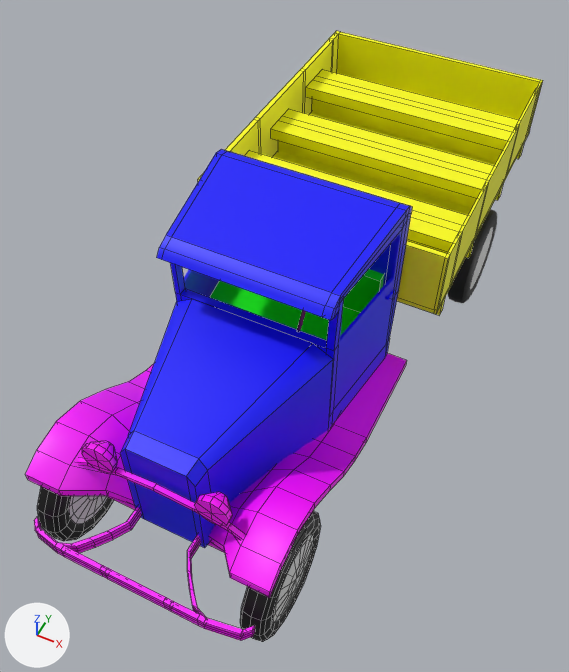
Two versions of the FBX model Assets/Materiais/Veiculos/GAZ AA Militar/GAZ_AA_Militar.fbx, one commit apart.
The view is the same before and after, from a 50 mm camera at (2.01, -4.58, 5.88) aimed at (-0.04, -0.48, 0.76). The lights are fixed; the arrows at lower left show +X, +Y and +Z. Mesh edges are drawn as thin lines on the coarser meshes. Where no turn or scale is listed for an object, it has been applied to the vertices. Vertices at the same position are counted once.

The scene before the commit, as lines of its bpy script (objects in view):
```python
me_mesh_001 = bpy.data.meshes.new('Mesh.001')
me_mesh_001.from_pydata(...)  # 16 vertices, 14 faces; spans x -0.696..0.696, y -0.273..0.273, z -0.399..0.399
me_mesh_001.materials.append(mat_banco)  # green #00ff00
# before: 8 (0.696, 0.166, -0.026), 9 (-0.696, 0.166, -0.026), 14 (0.642, -0.273, -0.026), 15 (-0.642, -0.273, -0.026)
me_mesh_006 = bpy.data.meshes.new('Mesh.006')
me_mesh_006.from_pydata(...)  # 210 vertices, 208 faces; spans x -0.114..0.114, y -0.494..0.494, z -0.494..0.494
# faces by material slot: [80, 128]
me_mesh_006.materials.append(mat_pneu_metal)  # white #e5e5e5
me_mesh_006.materials.append(mat_pneu_borracha)  # black #000000
me_mesh_009 = bpy.data.meshes.new('Mesh.009')
me_mesh_009.from_pydata(...)  # 260 vertices, 211 faces; spans x -1.12..1.12, y -1.46..1.46, z -0.48..0.48
me_mesh_009.materials.append(mat_carroceria)  # yellow #ffff00
# before: 200 (-1.07, -1.03, 0.16), 201 (1.1, -1.03, 0.16), 202 (-1.07, -1.03, 0.27), 203 (1.1, -1.03, 0.27), 204 (-1.07, -0.64, 0.27) at pixel (249, 150)
# before: 205 (1.1, -0.64, 0.27), 206 (-1.07, -0.64, 0.16), 207 (1.1, -0.64, 0.16), 208 (-1.07, -0.78, 0.27), 209 (1.1, -0.78, 0.27)
# before: 210 (1.1, -0.78, 0.16), 211 (-1.07, -0.78, 0.16), 212 (-1.07, -0.88, 0.16), 213 (1.1, -0.88, 0.16), 214 (1.1, -0.88, 0.27)
# before: 215 (-1.07, -0.88, 0.27), 216 (-1.07, -0.88, -0.14), 217 (1.1, -0.88, -0.14), 218 (-1.07, -0.78, -0.14), 219 (1.1, -0.78, -0.14)
ob_gaz_aa_banco = bpy.data.objects.new('GAZ_AA_Banco', me_mesh_001)
ob_gaz_aa_banco.location = (-0.01, -0.44, 1.16)
ob_gaz_aa_madeira = bpy.data.objects.new('GAZ_AA_Madeira', me_mesh_009)
ob_gaz_aa_madeira.location = (-0.01, 1.49, 1.25)
ob_gaz_aa_roda_frontal_r = bpy.data.objects.new('GAZ_AA_Roda_Frontal_R', me_mesh_006)
ob_gaz_aa_roda_frontal_r.location = (-0.86, -2.32, 0.5)
# also in view: 'GAZ_AA_Roda_Frontal_L' at (0.86, -2.32, 0.5); 'GAZ_AA_Corpo' at (-0.01, -0.3, 1.39); 'GAZ_AA_Porta_L' at (0.73, -0.6, 1.42); 'GAZ_AA_Metal_Escuro' at (-0.01, -1.53, 1.09); 'GAZ_AA_Roda_Trazeira_L' at (0.95, 1.54, 0.5)
```
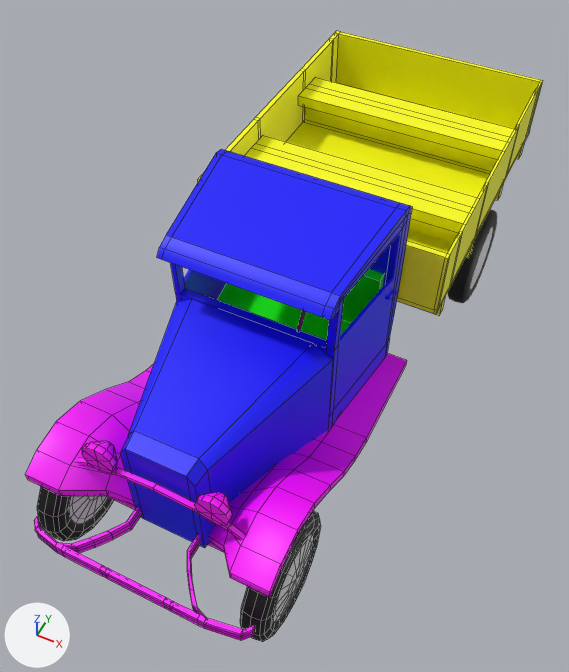
The newer file is also rescaled (x0.903) as a whole; pictures and numbers use the older file's frame.

Where the change shows, as pixel boxes [x1, y1, x2, y2] in the pictures (569 x 672 px; the box of a moved part takes in the faces that stretch with it):
```json
{"object": "GAZ_AA_Banco", "change": "reshaped", "before": [210, 269, 384, 340], "after": [217, 269, 384, 340]}
{"part": 1, "of": "me_mesh_001", "change": "moved or reshaped", "before": [210, 280, 382, 338], "after": [217, 283, 382, 338]}
{"part": 2, "of": "me_mesh_009", "change": "deleted", "before": [306, 69, 519, 162], "on screen": "yellow"}
{"part": 3, "of": "me_mesh_009", "change": "moved or reshaped", "before": [245, 150, 468, 254], "after": [245, 135, 477, 243]}
```

Edits to the scene script, one JSON object a line:
```json
{"block": "me_mesh_001", "where": "me_mesh_001.from_pydata(...)  # 16 vertices, 14 faces; spans x -0.696..0.696, y -0.273..0.273, z -0.399..0.399"}
{"block": "me_mesh_001", "where": "# used by ob_gaz_aa_banco; location = (-0.01, -0.44, 1.16)"}
{"block": "me_mesh_001", "change": "me_mesh_001 part 1"}
{"op": "add", "block": "me_mesh_001", "code": "for i in [8, 9, 14, 15]: me_mesh_001.vertices[i].co += Vector((0.0, 0.0, -0.16))"}
{"block": "me_mesh_009", "where": "me_mesh_009.from_pydata(...)  # 260 vertices, 211 faces; spans x -1.12..1.12, y -1.46..1.46, z -0.48..0.48"}
{"block": "me_mesh_009", "where": "# used by ob_gaz_aa_madeira; location = (-0.01, 1.49, 1.25)"}
{"block": "me_mesh_009", "where": "# verts and faces of me_mesh_009; kept vertices keep their numbers, new ones are numbered from 260"}
{"block": "me_mesh_009", "change": "me_mesh_009 part 2: the loose piece of 20 vertices spanning x -1.07..1.1, y 0.59..0.99, z -0.14..0.27 is deleted"}
{"block": "me_mesh_009", "change": "me_mesh_009 part 3"}
{"op": "add", "block": "me_mesh_009", "code": "for i in [*range(200, 204), *range(208, 220)]: verts[i] += (0.0, 0.27, 0.0)"}
{"op": "add", "block": "me_mesh_009", "code": "for i in [*range(204, 208)]: verts[i] += (0.0, 0.28, 0.0)"}
```
